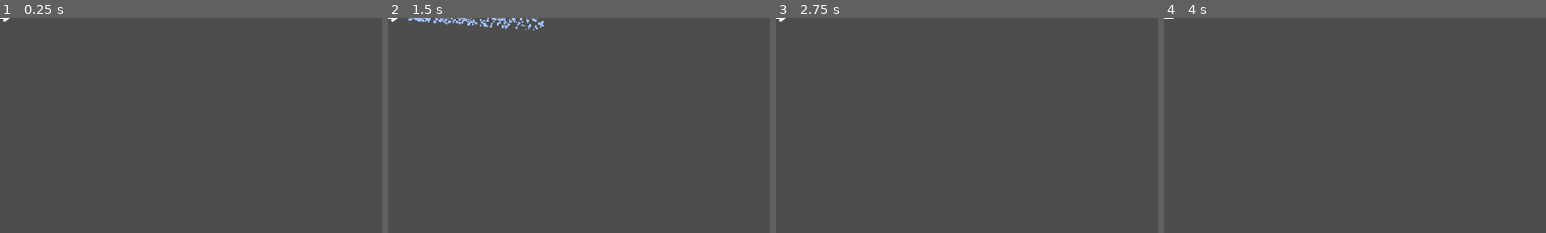
Above: before the commit, frames 1-4 (left to right).
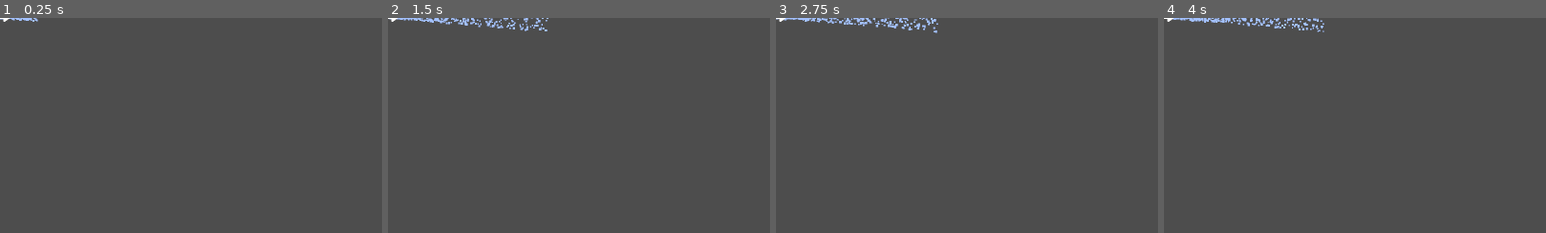
Above: after the commit, the same moments.

Repository: firefly2442/godot-tor-sven-game
Game: Godot game, scene res://scenes/entities/player_vehicles/firetruck/WaterHose.tscn
Same seed, same stepped clock (60 frames per second), same inputs: the game is played once before the commit and once after it. This scene is started directly instead of the project's main scene.
Inputs:
- Up to frame 1 (0.25 s): no input
- Up to frame 2 (1.5 s): tap Enter (action_p2) at 0.5, 1.35 s; hold D (right_p1) 0.53-1.28 s; hold E (action_p1) 0.53-1.28 s; hold Q (back_p1) from 1.28 s (still down)
- Up to frame 3 (2.75 s): release Q (back_p1) at 2.03 s; hold D (right_p1) from 2.03 s (still down); tap Backspace (back_p2) at 2.1 s
- Up to frame 4 (4 s): release D (right_p1) at 2.78 s; hold W (up_p1) 2.78-3.53 s; tap Down (down_p2) at 2.85 s; hold A (left_p1) from 3.53 s (still down); tap Left (left_p2) at 3.6 s
The pictures show only the part of the screen within x 0-50%, y 0-50%; the shares and areas given below are measured in that part.

The runs differ from the first frame. In frame 1, less than 0.1% of the frame differs, in the area x 0-10%, y 0-2%; in frame 2, 1.0%, in the area x 0-42%, y 0-7%; in frame 3, 0.8%; in frame 4, 0.8%.
Error after the commit: Parse Error: Identifier "scene_a_instance" not declared in the current scope. (res://scripts/entities/WaterHose.gd:17)

Commit message:
feat: start work on fire out signal

Diff:
--- a/project.godot
+++ b/project.godot
@@ -21,6 +21,7 @@
 SceneSwitcher="*res://scripts/singletons/SceneSwitcher.gd"
 AudioManager="*res://scripts/singletons/AudioManager.gd"
 Utility="*res://scripts/singletons/Utility.gd"
+MissionGenerator="*res://scenes/singletons/MissionGenerator.tscn"
 
 [debug]
 
--- a/scenes/entities/missions/fire/fire_mission.tscn
+++ b/scenes/entities/missions/fire/fire_mission.tscn
@@ -1,6 +1,7 @@
-[gd_scene load_steps=15 format=3 uid="uid://bhff7y7sbn8ga"]
+[gd_scene load_steps=16 format=3 uid="uid://bhff7y7sbn8ga"]
 
 [ext_resource type="Texture2D" uid="uid://dx8yn5pihagu0" path="res://scenes/entities/missions/fire/fire_02.png" id="1_oybr4"]
+[ext_resource type="Script" uid="uid://cvfp4fjtwdica" path="res://scripts/entities/missions/fire_mission.gd" id="1_shvia"]
 [ext_resource type="Texture2D" uid="uid://dxy5dgheyinsk" path="res://scenes/entities/missions/fire/smoke_07.png" id="2_u6sdm"]
 
 [sub_resource type="CanvasItemMaterial" id="CanvasItemMaterial_u6sdm"]
@@ -59,8 +60,10 @@
 [sub_resource type="RectangleShape2D" id="RectangleShape2D_u6sdm"]
 
 [node name="FireMission" type="Node2D"]
+script = ExtResource("1_shvia")
 
 [node name="FireGPUParticles2D" type="GPUParticles2D" parent="."]
+unique_name_in_owner = true
 texture_filter = 4
 material = SubResource("CanvasItemMaterial_u6sdm")
 amount = 32
@@ -69,6 +72,7 @@
 process_material = SubResource("ParticleProcessMaterial_pmjo1")
 
 [node name="SmokeGPUParticles2D" type="GPUParticles2D" parent="."]
+unique_name_in_owner = true
 position = Vector2(0, -55)
 amount = 32
 texture = ExtResource("2_u6sdm")
@@ -77,8 +81,16 @@
 process_material = SubResource("ParticleProcessMaterial_xw388")
 
 [node name="StaticBody2D" type="StaticBody2D" parent="."]
+unique_name_in_owner = true
 collision_layer = 2
 collision_mask = 2
 
 [node name="CollisionShape2D" type="CollisionShape2D" parent="StaticBody2D"]
 shape = SubResource("RectangleShape2D_u6sdm")
+
+[node name="FireOutTimer" type="Timer" parent="."]
+unique_name_in_owner = true
+wait_time = 2.0
+one_shot = true
+
+[connection signal="timeout" from="FireOutTimer" to="." method="_on_fire_out_timer_timeout"]
--- a/scenes/entities/player_vehicles/firetruck/WaterHose.tscn
+++ b/scenes/entities/player_vehicles/firetruck/WaterHose.tscn
@@ -28,6 +28,7 @@
 
 [node name="RayCast2D" type="RayCast2D" parent="."]
 unique_name_in_owner = true
+rotation = -1.5708
 enabled = false
 collision_mask = 2
 
--- a/scripts/entities/WaterHose.gd
+++ b/scripts/entities/WaterHose.gd
@@ -1,14 +1,21 @@
 extends Node2D
 
+signal fire_out(staticbody2d_id: int)
 
 func _ready() -> void:
 	$GPUParticles2D.emitting = false
-
+	# use Debug -> Visible Collision Shapes to show the raycast
+	# and debug the target_position which dictates the length
+	# of the raycast so it matches the length of the water spray
+	%RayCast2D.target_position = Vector2(0, 375)
+	connect("fire_out", Callable(get_parent(), "lostGame"))
 
 func _physics_process(_delta: float) -> void:
 	if %RayCast2D.is_colliding():
-		var hit_pos: Vector2 = %RayCast2D.get_collision_point()
-		print_debug(hit_pos)
+		var collider: Node = %RayCast2D.get_collider()
+		print_debug(collider)
+		scene_a_instance.connect("fire_out", Callable(self, "_on_fire_out"))
+
 
 func _process(_delta: float) -> void:
 	var hose_direction: Vector2 = Vector2.ZERO
--- /dev/null
+++ b/scripts/entities/missions/fire_mission.gd
@@ -0,0 +1,9 @@
+extends Node2D
+
+
+func _on_fire_out_timer_timeout() -> void:
+	self.queue_free() # this also removes it from the scene
+
+func _on_fire_out(staticbody2d_id: int) -> void:
+	if %StaticBody2D.get_instance_id() == staticbody2d_id:
+		%FireOutTimer.start()
Not shown, changed: scenes/City.tscn
Renamed: scenes/entities/missions/MissionGenerator.tscn -> scenes/singletons/MissionGenerator.tscn
Not shown, added: scripts/entities/missions/fire_mission.gd.uid
